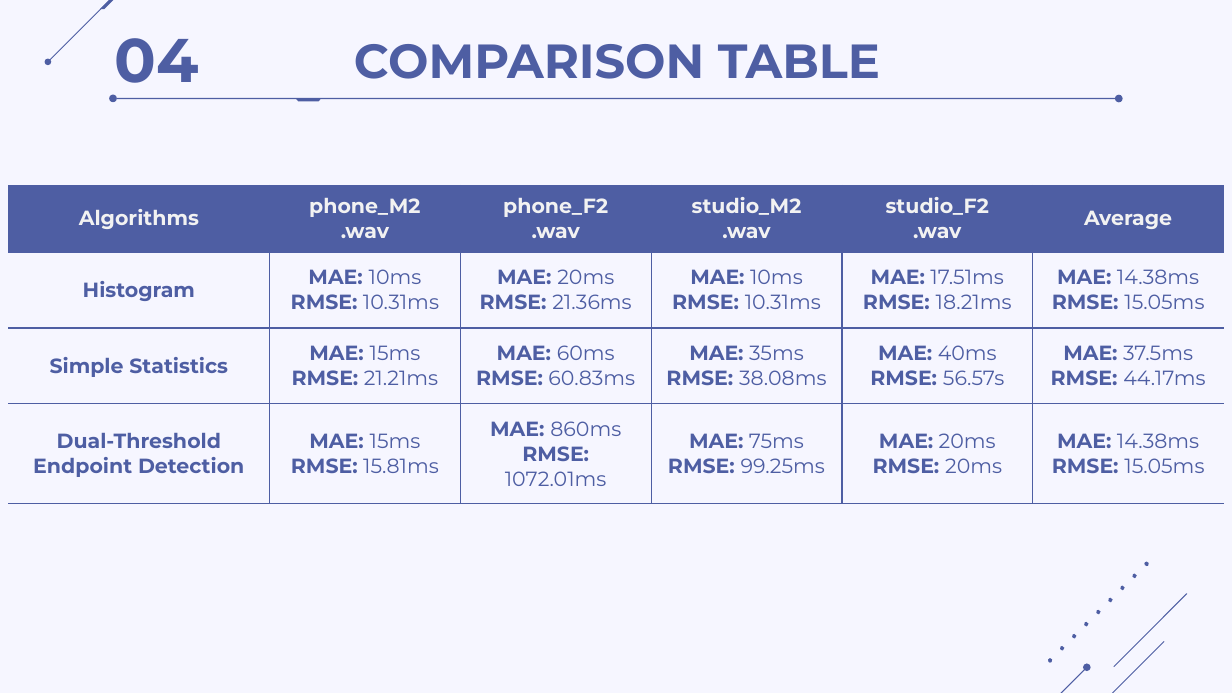
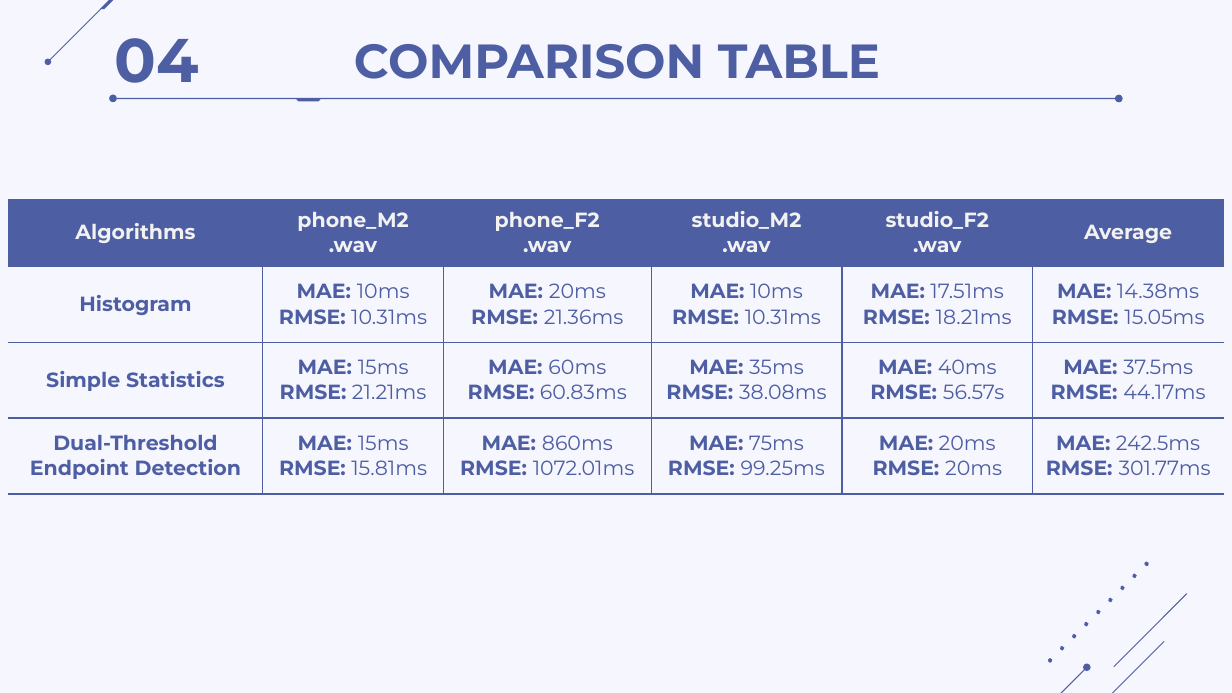
Before and after one commit to thdyqt/XLTHS, a slide deck: slide 48 of Slide.pptx (slide 49 before the commit). Drawn at 1232x693 pixels with LibreOffice and Linux fonts; fonts in the diff are those of the drawing. Boxes give left, top, right and bottom in pixels: in the first picture for what was removed or moved away, otherwise in the second. Text is boxed around its words. In the diff, an @@ line names an element or a change of style, - is before the commit and + after.

```diff
--- a/Slide.pptx
+++ b/Slide.pptx
@@ table at bbox=[9, 198, 1226, 494] @@
-row 4, column 6: MAE: 14.38ms / RMSE: 15.05ms
+row 4, column 6: MAE: 242.5ms / RMSE: 301.77ms
@@ table: place and size @@
-table at bbox=[9, 185, 1225, 503]
+table at bbox=[9, 198, 1226, 494]
```
Also in this commit, not shown: 1 slide removed.
